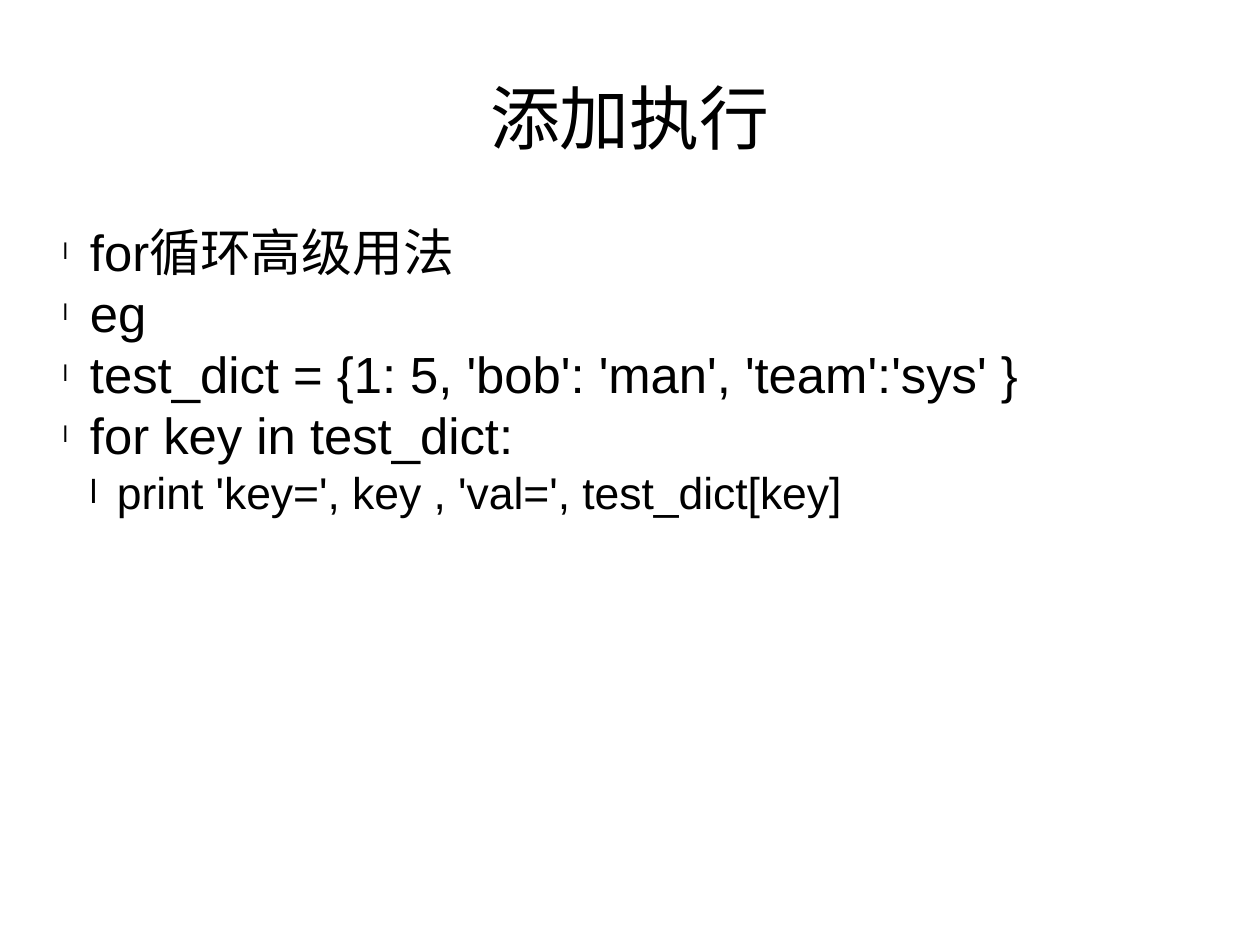
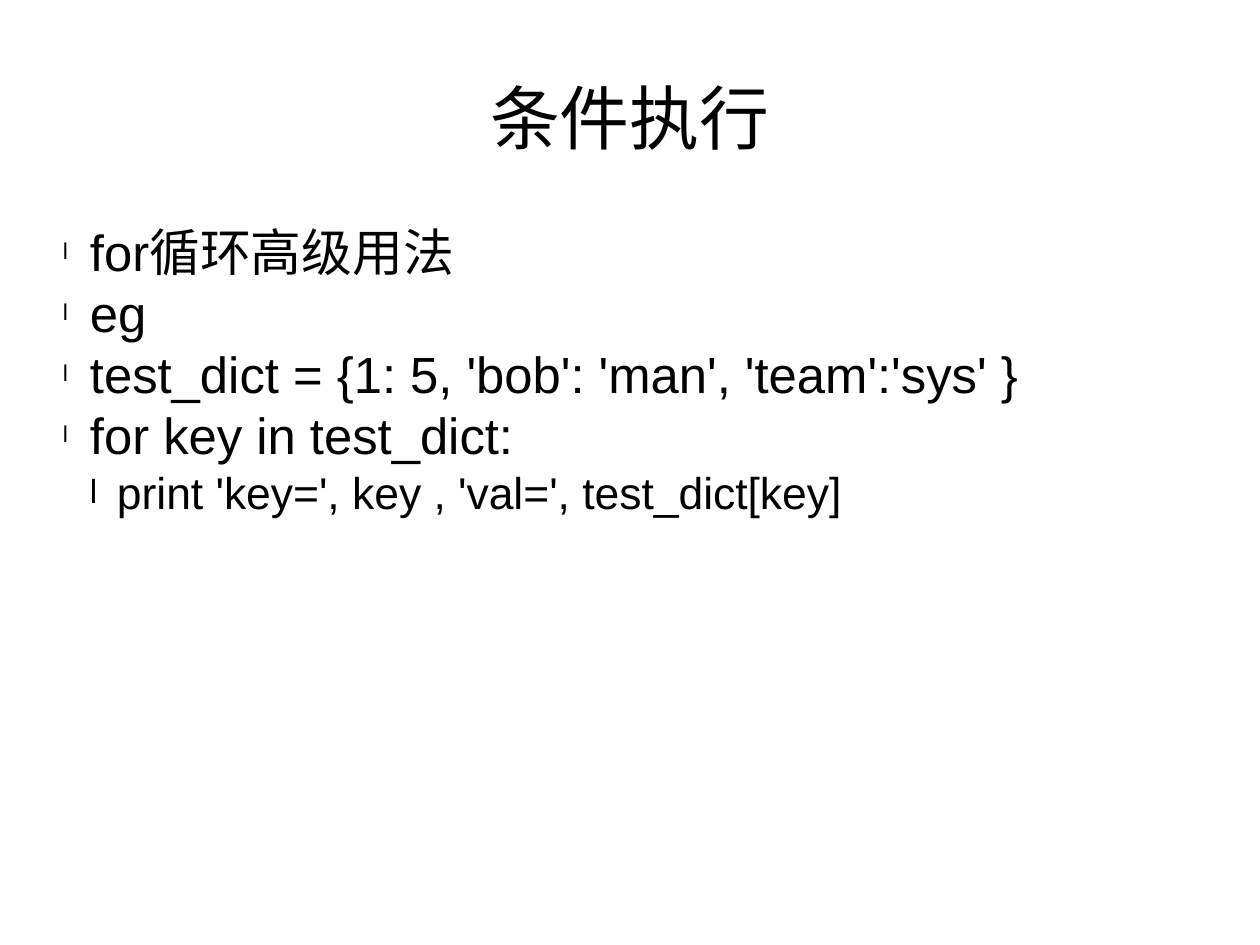
Before and after one commit to haolongzhangm/shell_my, a slide deck: slide 11 of unexeshell/tmp_use/python_l/1/p1.pptx. Drawn at 1260x945 pixels with LibreOffice and Linux fonts; fonts in the diff are those of the drawing. Boxes give left, top, right and bottom in pixels: in the first picture for what was removed or moved away, otherwise in the second. Text is boxed around its words. In the diff, an @@ line names an element or a change of style, - is before the commit and + after.

```diff
--- a/unexeshell/tmp_use/python_l/1/p1.pptx
+++ b/unexeshell/tmp_use/python_l/1/p1.pptx
@@ text at <box>490,85,769,150</box>: text changed @@
-添加执行
+条件执行
```
Also in this commit, not shown: 6 other slides changed.
